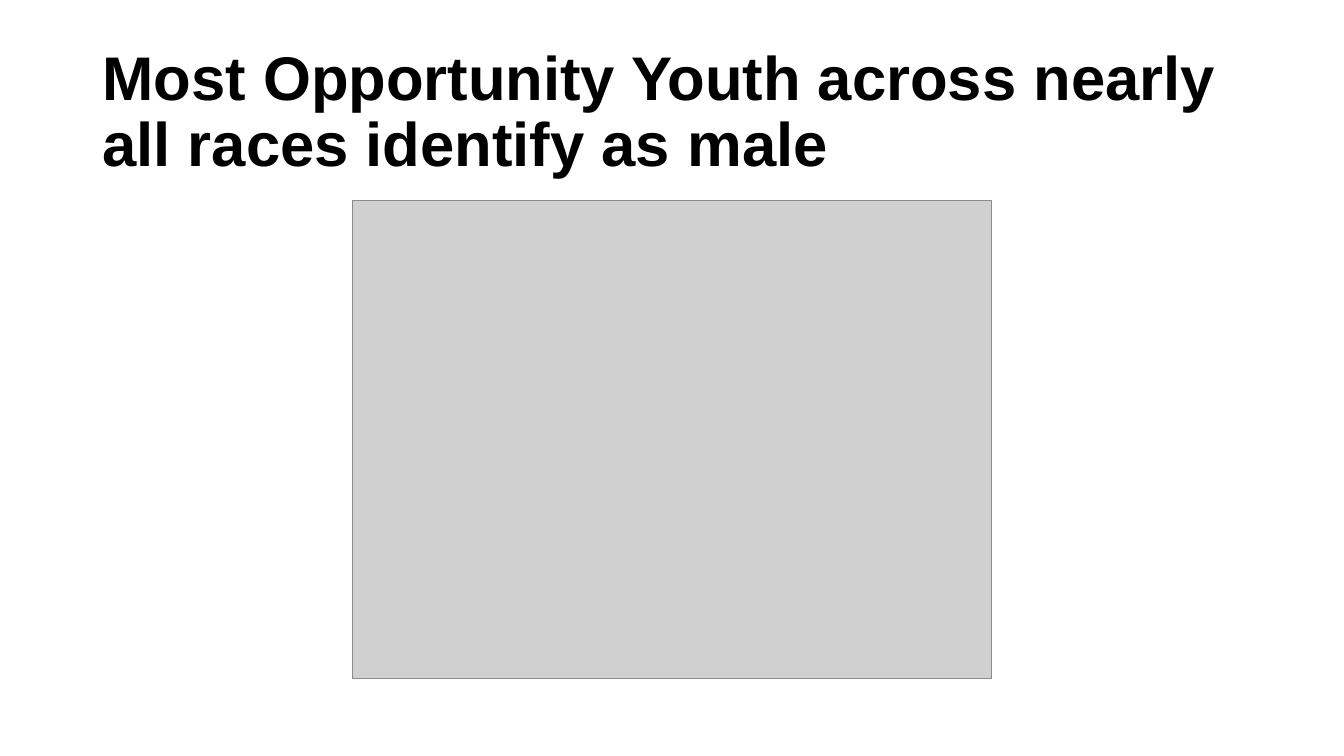
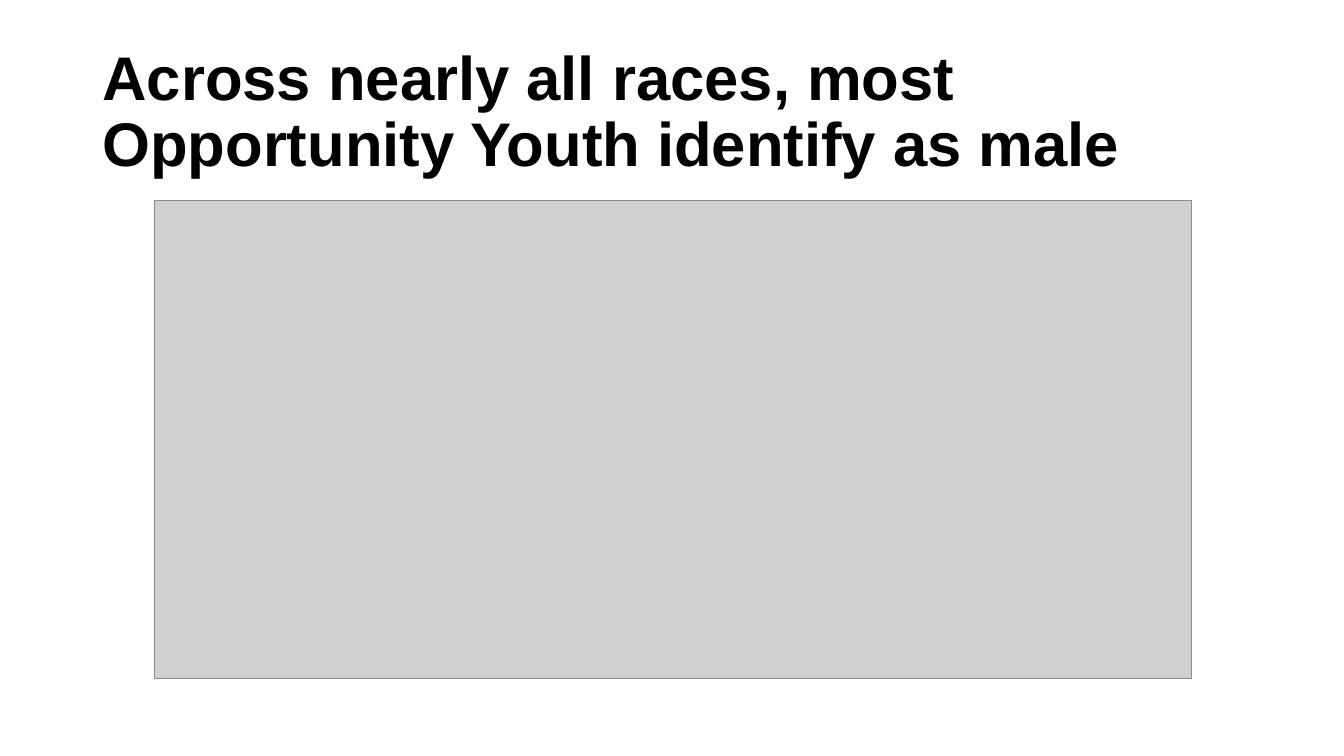
Before and after one commit to ucdiegorubi/oy_census_analysis, a slide deck: slide 11 of create_powerpoint/demographic_estimates.pptx. Drawn at 1344x756 pixels with LibreOffice and Linux fonts; fonts in the diff are those of the drawing; grey boxes stand for pictures; background and template pictures are left out. Boxes give left, top, right and bottom in pixels: in the first picture for what was removed or moved away, otherwise in the second. Text is boxed around its words. In the diff, an @@ line names an element or a change of style, - is before the commit and + after.

```diff
--- a/create_powerpoint/demographic_estimates.pptx
+++ b/create_powerpoint/demographic_estimates.pptx
@@ title at (x1=102, y1=55, x2=1119, y2=178): text changed @@
-Most Opportunity Youth across nearly all races identify as male
+Across nearly all races, most Opportunity Youth identify as male
@@ picture resized from (x1=353, y1=201, x2=991, y2=680) to (x1=154, y1=201, x2=1192, y2=680) @@
```
Also in this commit, not shown: 2 other slides changed, 6 other files.
